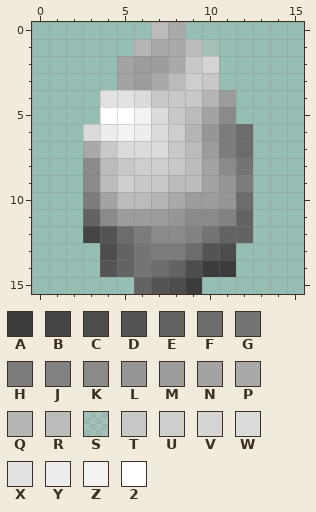
Pixel-art sprite: mighty_morphin/textures/mighty_morphin_putty_egg.png. The picture above was drawn from the file before the commit.
The file is 16x16 pixels. Colours within 5 levels of each other are drawn and written as one.
Palette (. is transparent): A #3c3c3c  B #444444  C #4d4d4d  D #545454  E #636363  F #6c6c6c  G #747474  H #7c7c7c  J #828282  K #8a8a8a  L #969696  M #9c9c9c  N #a3a3a3  P #a9a9a9  Q #b5b5b5  R #bbbbbb  S #c6c6c645  T #c8c8c8  U #cecece  V #d4d4d4  W #dbdbdb  X #e2e2e2  Y #ededed  Z #f3f3f3  2 #ffffff
Pixels before, first column x 3:
 0 ....RP....
 1 ...QPPRS..
 2 ..NMMPTV..
 3 ..NMPRUT..
 4 .XXWTTTQM.
 5 .22ZWTRNK.
 6 WYZYWUQLHF
 7 PTWWWTRMHF
 8 KRTUUTRNKG
 9 KRUTTRRNLH
10 HNRRQPMMLF
11 EKMMMLKKJE
12 BDFHKKJGEE
13 .CEGHHFDC.
14 .DEGFECAA.
15 ...EDCA...
After the commit:
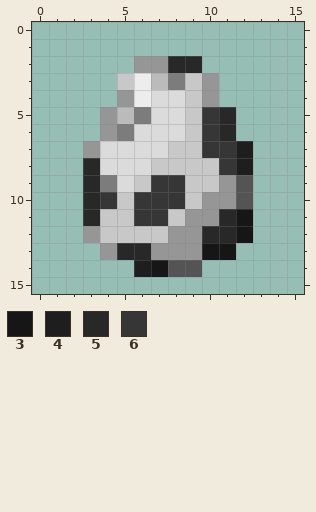
Colours new in this view: 3 #161616  4 #1e1e1e  5 #282828  6 #363636
Changes in this commit:
Changed rows in their new state; - is an unchanged pixel.
first column x 3:
 0 ----..----
 1 ---.....--
 2 --.LL55.--
 3 --TYRHTL--
 4 -.LYWW-L.-
 5 -LRH-WT65-
 6 .LHW-WT65.
 7 LW----T664
 8 5WWWT-TT64
 9 5HW-66TT-D
10 56T666TL-D
11 5TT66TLL53
12 LTTTTLL553
13 -L55LLL33-
14 -..43DD..-
15 ---....---
